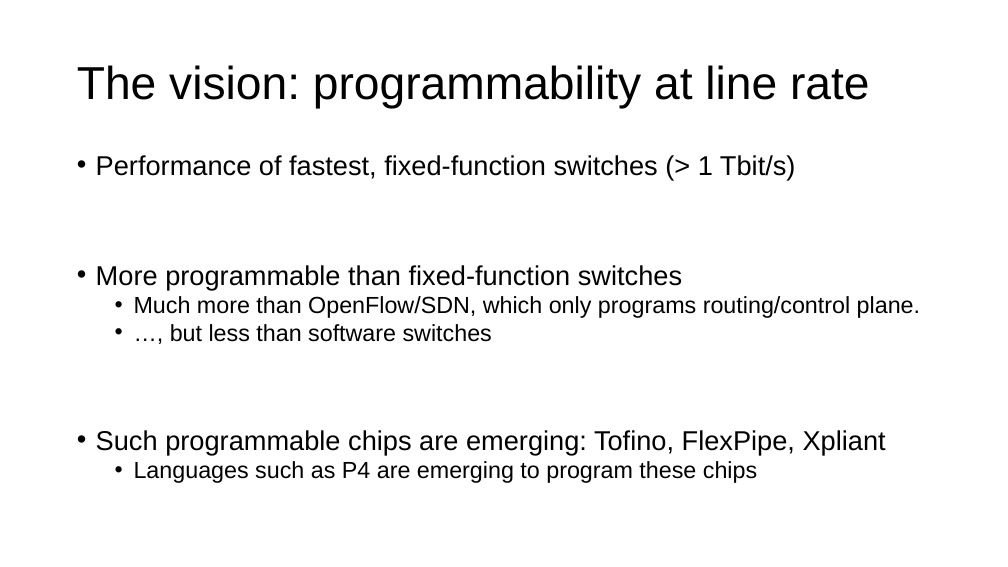
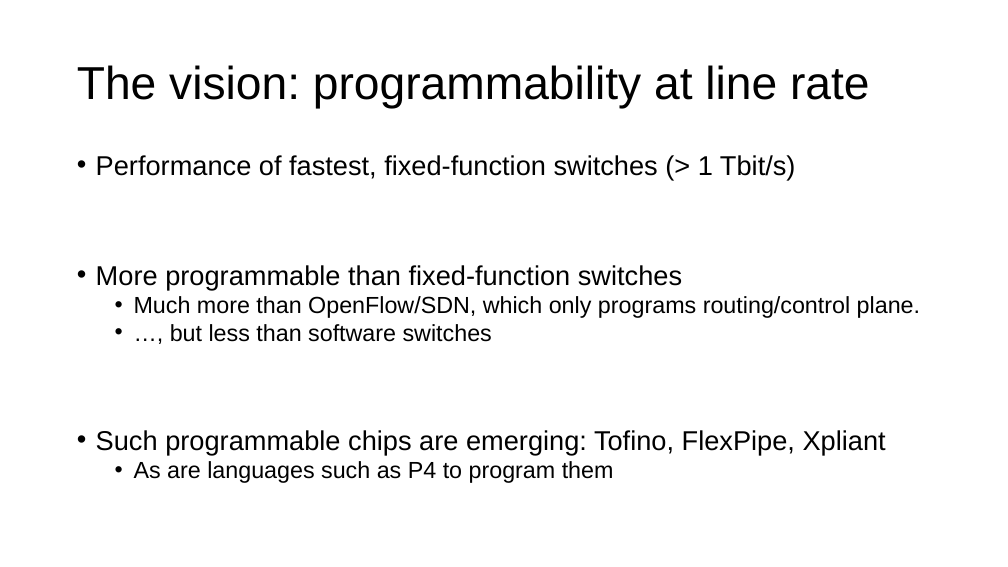
Before and after one commit to anirudhSK/pifo-domino-marple-ppts, a slide deck: slide 7 of combined_domino_pifo.pptx. Drawn at 1008x567 pixels with LibreOffice and Linux fonts; fonts in the diff are those of the drawing. Boxes give left, top, right and bottom in pixels: in the first picture for what was removed or moved away, otherwise in the second. Text is boxed around its words. In the diff, an @@ line names an element or a change of style, - is before the commit and + after.

```diff
--- a/combined_domino_pifo.pptx
+++ b/combined_domino_pifo.pptx
@@ text at (x1=134, y1=461, x2=614, y2=483): text changed @@
-  • Languages such as P4 are emerging to program these chips
+  • As are languages such as P4 to program them
```
Also in this commit, not shown: 7 other slides changed, 1 slide added.
